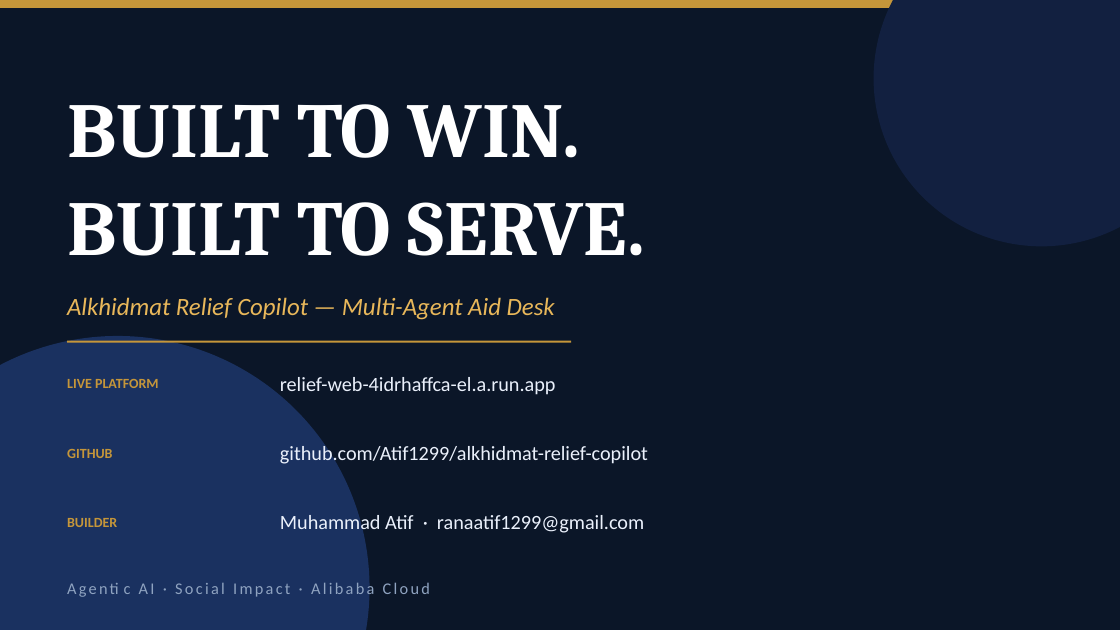
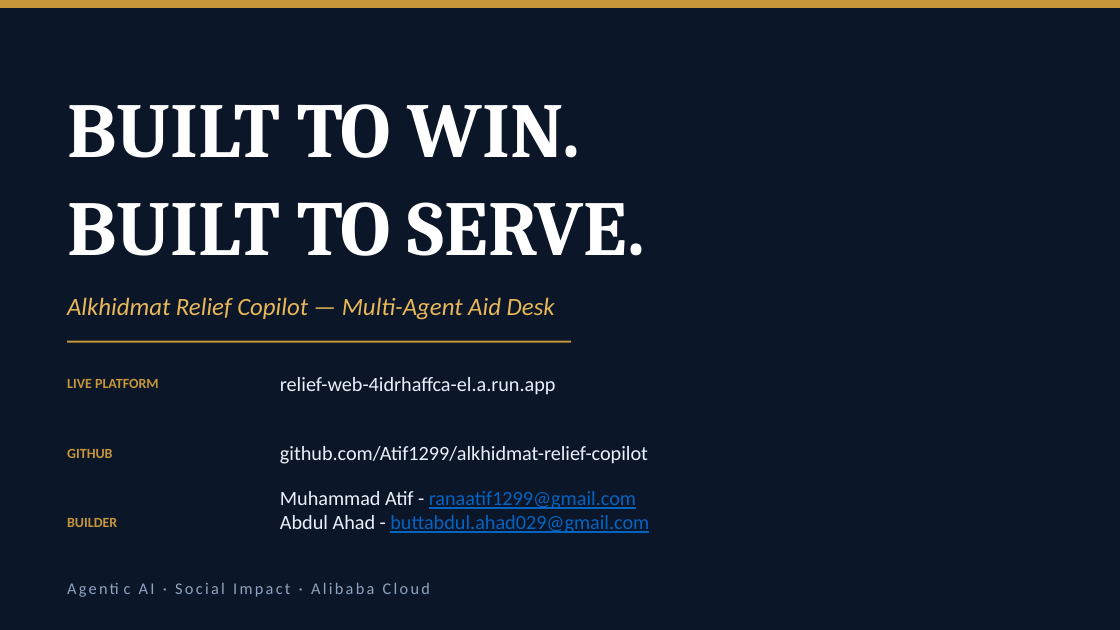
Before and after one commit to Atif1299/alkhidmat-relief-copilot, a slide deck: slide 11 of alkhidmat_relief_copilot.pptx (slide 10 before the commit). Drawn at 1120x630 pixels with LibreOffice and Linux fonts; fonts in the diff are those of the drawing. Boxes give left, top, right and bottom in pixels: in the first picture for what was removed or moved away, otherwise in the second. Text is boxed around its words. In the diff, an @@ line names an element or a change of style, - is before the commit and + after.

```diff
--- a/alkhidmat_relief_copilot.pptx
+++ b/alkhidmat_relief_copilot.pptx
@@ ellipse removed at [874,0,1120,246] @@
@@ ellipse removed at [0,336,370,630] @@
@@ text at [280,491,649,533]: text changed; text colour #EAF0FB to #0563C1 @@
-Muhammad Atif · ranaatif1299@gmail.com
+Muhammad Atif - ranaatif1299@gmail.com
+Abdul Ahad - buttabdul.ahad029@gmail.com
```
Also in this commit, not shown: 1 other slide changed, 1 slide added, 4 other files.
